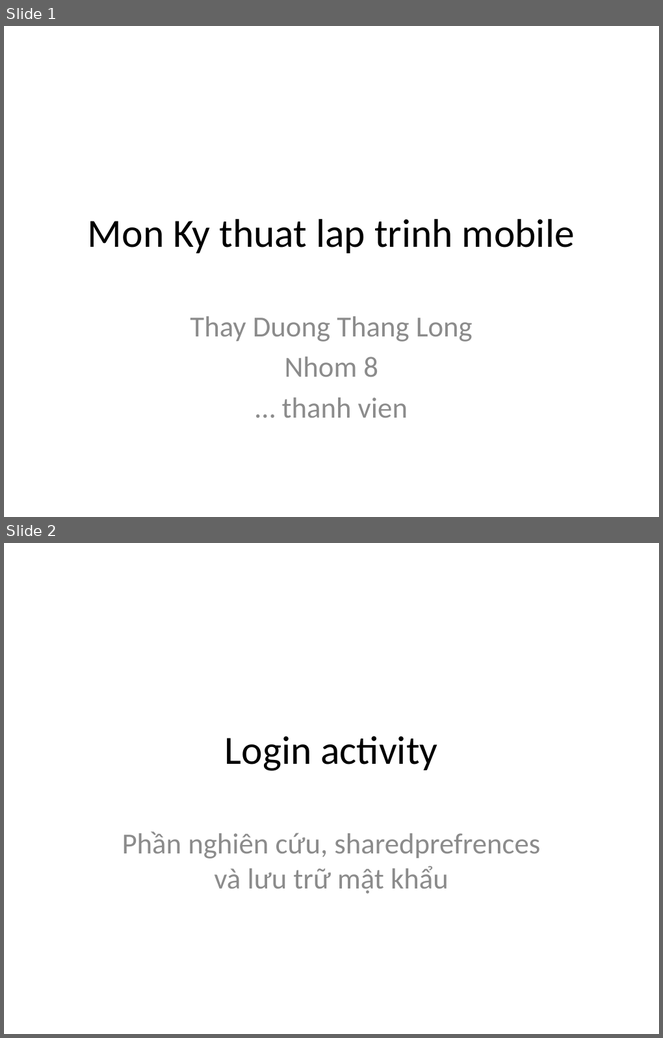
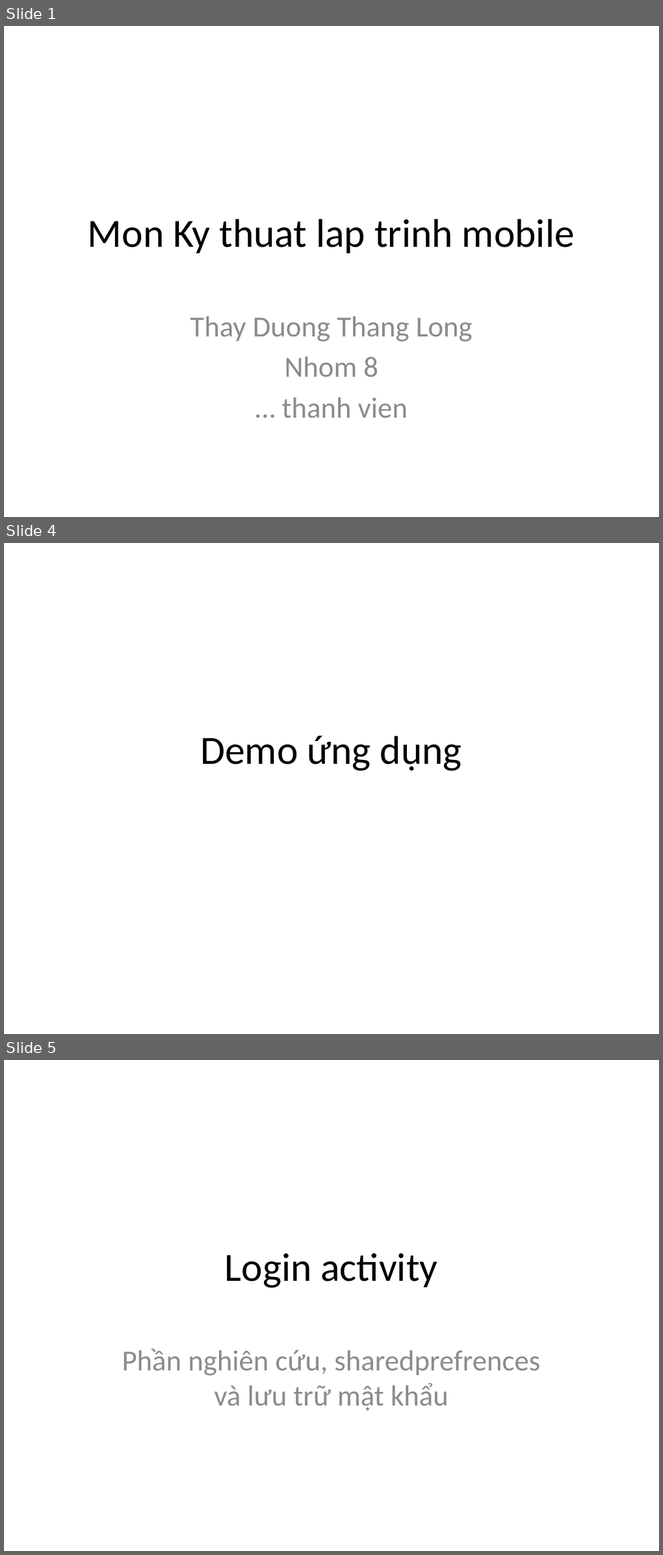
Before and after one commit to phamtuanchip/android, a slide deck: Mon Ky thuat lap trinh.pptx. Shown one above the other, each under a label of ours: slides 1 and 2 before the commit, slides 1, 4 and 5 after it; the slides between them are not shown. The pictures are 663x1038 and 663x1555 pixels, drawn with LibreOffice and Linux fonts; fonts in the diff are those of the drawing. Boxes give left, top, right and bottom in pixels: in the first picture for what was removed or moved away, otherwise in the second. Text is boxed around its words. In the diff, an @@ line names an element or a change of style, - is before the commit and + after.

```diff
--- a/Mon Ky thuat lap trinh.pptx
+++ b/Mon Ky thuat lap trinh.pptx
@@ slide 4 added at (4,543,659,1034), background #FFFFFF @@
@@ title added at (200,735,462,771), 44 pt, text #000000 @@
+Demo ứng dụng
@@ what was slide 2 is now slide 5 @@
```
Also in this commit, not shown: 2 other slides added, 3 other files.
